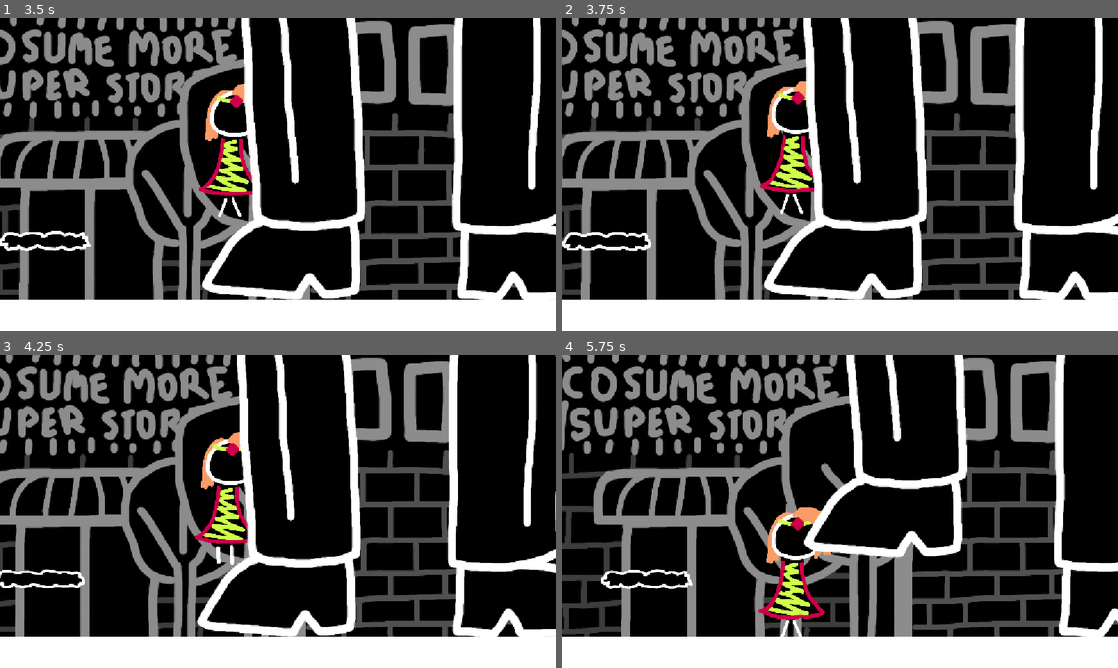
Above: before the commit, frames 1-4 (two rows, left to right).
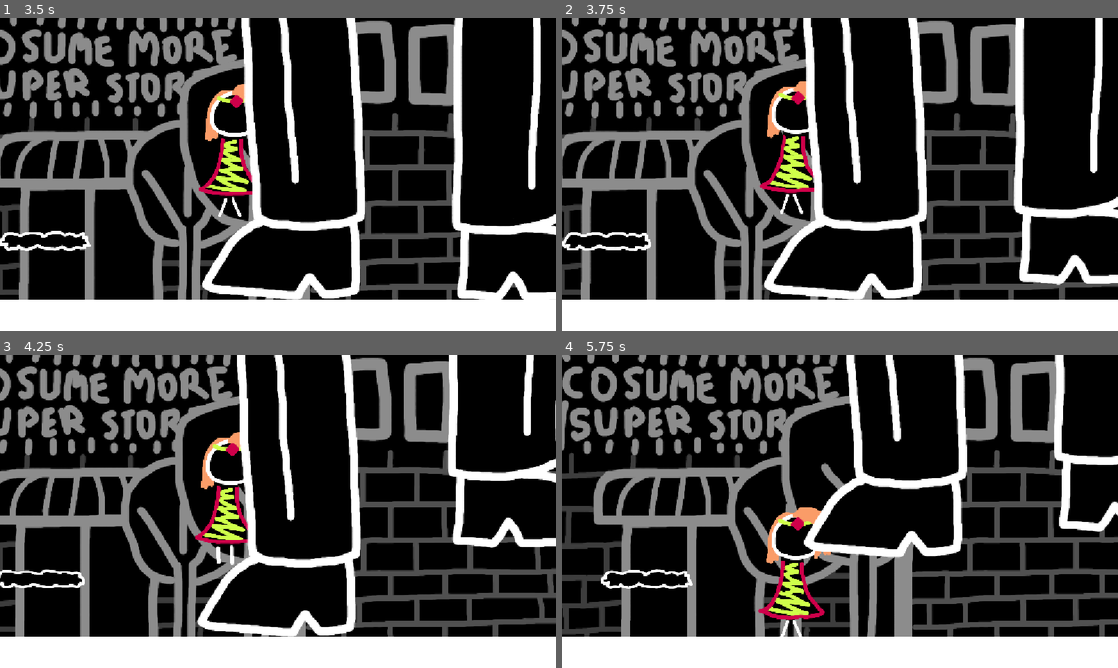
Above: after the commit, the same moments.

Repository: MarmadileManteater/I-Just-Wanted-to-Be-Younger-But-Now-I-m-Fighting-for-My-Life-Against-a-Problematic-Authority-Figure
Game: Godot game, scene res://scenes/screen_test/scene.tscn
Same seed, same stepped clock (60 frames per second), same inputs: the game is played once before the commit and once after it.
Inputs:
- Up to frame 1 (3.5 s): tap Enter (ui_accept) at 0.5, 0.77, 1.52, 3.02 s; hold Right (ui_right) 0.53-2.03 s; hold Left (ui_left) 2.03-2.78 s; hold Right (ui_right) from 2.78 s (still down)
- Up to frame 2 (3.75 s): keep holding Right (ui_right)
- Up to frame 3 (4.25 s): keep holding Right (ui_right); tap Enter (ui_accept) at 3.77 s
- Up to frame 4 (5.75 s): release Right (ui_right) at 4.28 s; hold Left (ui_left) 4.28-5.03 s; tap Enter (ui_accept) at 4.52 s; hold Right (ui_right) from 5.03 s (still down)

Frame 1 is identical in both runs. In frame 2, 3.1% of the frame differs, in the area x 81-100%, y 0-90%; in frame 3, 5.5%, in the area x 39-100%, y 0-90%; in frame 4, 3.1%.

Commit message:
getting ready for a refactor of boss feet

Diff:
--- a/project/scenes/nested/boss_feet/boss_feet.gd
+++ b/project/scenes/nested/boss_feet/boss_feet.gd
@@ -5,7 +5,7 @@
 @export var character_name: String = "Willow"
 
 var leftie: CrushingFoot
-var rightie: StaticBody2D
+var rightie: CrushingFoot
 # Called when the node enters the scene tree for the first time.
 func _ready() -> void:
 	leftie = find_child("Leftie")
--- a/project/scenes/nested/boss_feet/boss_feet.tscn
+++ b/project/scenes/nested/boss_feet/boss_feet.tscn
@@ -66,6 +66,43 @@
 [sub_resource type="RectangleShape2D" id="RectangleShape2D_u4npt"]
 size = Vector2(312, 303)
 
+[sub_resource type="Animation" id="Animation_ie0hq"]
+length = 0.001
+tracks/0/type = "value"
+tracks/0/imported = false
+tracks/0/enabled = true
+tracks/0/path = NodePath(".:position")
+tracks/0/interp = 1
+tracks/0/loop_wrap = true
+tracks/0/keys = {
+"times": PackedFloat32Array(0),
+"transitions": PackedFloat32Array(1),
+"update": 0,
+"values": [Vector2(336, 0)]
+}
+
+[sub_resource type="Animation" id="Animation_pnc5j"]
+resource_name = "Stomp"
+length = 7.0
+tracks/0/type = "value"
+tracks/0/imported = false
+tracks/0/enabled = true
+tracks/0/path = NodePath(".:position")
+tracks/0/interp = 1
+tracks/0/loop_wrap = true
+tracks/0/keys = {
+"times": PackedFloat32Array(0, 3.62, 4.59, 4.866667, 6.0333333, 6.29),
+"transitions": PackedFloat32Array(1, 1, 1, 1, 1, 1),
+"update": 0,
+"values": [Vector2(336, 0), Vector2(336, 0), Vector2(336, -297), Vector2(336, 0), Vector2(336, -297), Vector2(336, 0)]
+}
+
+[sub_resource type="AnimationLibrary" id="AnimationLibrary_ie0hq"]
+_data = {
+&"RESET": SubResource("Animation_ie0hq"),
+&"Stomp": SubResource("Animation_pnc5j")
+}
+
 [sub_resource type="AtlasTexture" id="AtlasTexture_pnc5j"]
 atlas = ExtResource("1_g241w")
 region = Rect2(400, 0, 400, 600)
@@ -123,6 +160,10 @@
 
 [node name="Rightie" type="StaticBody2D" parent="." unique_id=152912082]
 position = Vector2(336, 0)
+script = ExtResource("2_pnc5j")
+
+[node name="AnimationPlayer" type="AnimationPlayer" parent="Rightie" unique_id=1877202532]
+libraries/ = SubResource("AnimationLibrary_ie0hq")
 
 [node name="Sprite" type="AnimatedSprite2D" parent="Rightie" unique_id=1470092633]
 position = Vector2(-11, 0)
@@ -141,3 +182,10 @@
 [node name="Toes" type="CollisionShape2D" parent="Rightie" unique_id=1450476105]
 visible = false
 shape = SubResource("ConvexPolygonShape2D_0dxmq")
+
+[node name="CollisionArea" type="Area2D" parent="Rightie" unique_id=492682775]
+position = Vector2(1.8321533, 395)
+
+[node name="CollisionShape2D" type="CollisionShape2D" parent="Rightie/CollisionArea" unique_id=1131155177]
+position = Vector2(-9, 39.5)
+shape = SubResource("RectangleShape2D_u4npt")
--- a/project/scenes/nested/boss_feet/crushing_foot.gd
+++ b/project/scenes/nested/boss_feet/crushing_foot.gd
@@ -3,7 +3,7 @@
 class_name CrushingFoot
 signal crush
 
-const crush_point = 2.8226
+@export var crush_point = 2.8226
 
 var character_name: String
 var collision_area: Area2D
--- a/project/scenes/screen_test/scene.tscn
+++ b/project/scenes/screen_test/scene.tscn
@@ -41,7 +41,6 @@
 
 [node name="BossFeet" parent="." unique_id=2040409262 instance=ExtResource("2_ydvjp")]
 position = Vector2(956, 299)
-character_name = null
 
 [node name="Dolly" type="CharacterBody2D" parent="." unique_id=136428717]
 position = Vector2(575, 324)
@@ -63,22 +62,22 @@
 position = Vector2(-23, 291.5)
 shape = SubResource("RectangleShape2D_u4npt")
 
+[node name="Floor" type="StaticBody2D" parent="." unique_id=703340070]
+position = Vector2(4, 629)
+
+[node name="Rectangle" type="Polygon2D" parent="Floor" unique_id=2000684887]
+position = Vector2(-3, -40)
+polygon = PackedVector2Array(-1, -5, 1730.8972, -5, 2189, -5, 2189, 44, 2189, 86, -1, 86)
+
+[node name="Shape" type="CollisionShape2D" parent="Floor" unique_id=2018656344]
+position = Vector2(1122.5, -32)
+shape = SubResource("RectangleShape2D_6wcjf")
+
 [node name="StaticBody2D" type="StaticBody2D" parent="." unique_id=746217546]
-position = Vector2(224, -3)
+position = Vector2(592, -3)
 collision_layer = 2
 collision_mask = 2
 
 [node name="CollisionShape2D" type="CollisionShape2D" parent="StaticBody2D" unique_id=1706587209]
 position = Vector2(1195, 297)
 shape = SubResource("RectangleShape2D_u4npt")
-
-[node name="Floor" type="StaticBody2D" parent="StaticBody2D" unique_id=703340070]
-position = Vector2(-220, 632)
-
-[node name="Rectangle" type="Polygon2D" parent="StaticBody2D/Floor" unique_id=2000684887]
-position = Vector2(-3, -40)
-polygon = PackedVector2Array(-1, -5, 1730.8972, -5, 2189, -5, 2189, 44, 2189, 86, -1, 86)
-
-[node name="Shape" type="CollisionShape2D" parent="StaticBody2D/Floor" unique_id=2018656344]
-position = Vector2(1122.5, -32)
-shape = SubResource("RectangleShape2D_6wcjf")
--- a/project/scenes/screen_test/screen_test.gd
+++ b/project/scenes/screen_test/screen_test.gd
@@ -9,8 +9,11 @@
 	boss_feet = find_child("BossFeet")
 	willow = find_child("Willow")
 	var animation_player: AnimationPlayer = boss_feet.leftie.animation_player
+	var animation_player2: AnimationPlayer = boss_feet.rightie.animation_player
 	boss_feet.leftie.connect("crush", _on_crush)
+	boss_feet.rightie.connect("crush", _on_crush)
 	animation_player.play("Stomp")
+	animation_player2.play("Stomp")
 	dolly = find_child("Dolly")
 	dolly.lock(willow)
 	pass # Replace with function body.
